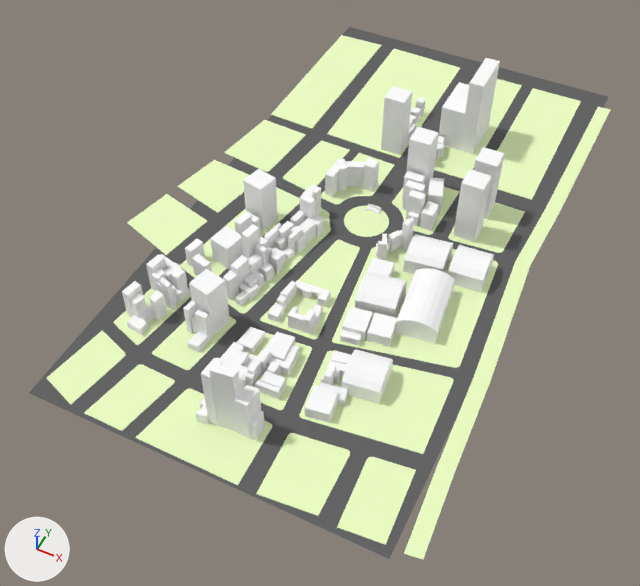
What one commit did to the Blender file assets/common/level 03.blend.
One viewpoint serves both versions: a 50 mm camera at (214.0, -517.0, 531.0) aimed at (-8.0, -75.0, -22.0). Every picture has the same lights, and +X, +Y and +Z are marked at lower left.
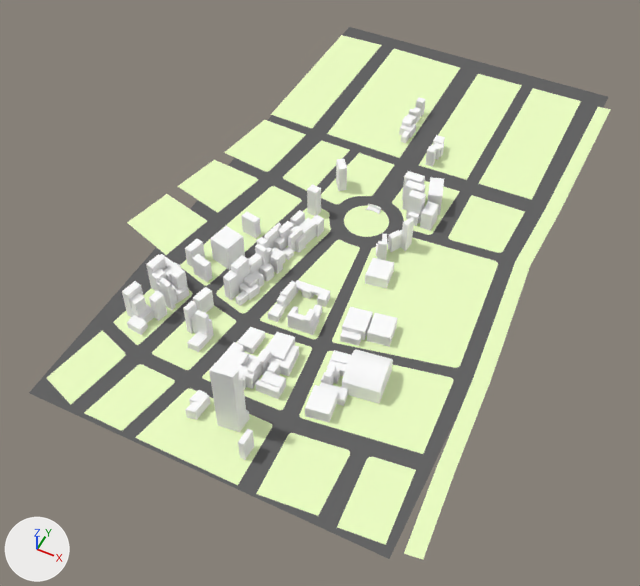
Boxes [x1, y1, x2, y2] around the edits, measured in the pictures (640 x 586 px; the box of a moved part takes in the faces that stretch with it):
'Plane', reshaped, modifiers changed (16% narrower)
    before: [122, 58, 505, 440]
    after: [122, 97, 445, 460]
part 1 of me_plane_086, shading changed
    both: [47, 35, 611, 560]
part 2 of me_plane_001, moved or reshaped
    before: [249, 410, 265, 440]
    after: [238, 429, 254, 460]
part 3 of me_plane_001, moved or reshaped
    before: [200, 398, 206, 409]
    after: [189, 390, 207, 404]
part 4 of me_plane_001, moved or reshaped
    before: [196, 406, 209, 424]
    after: [185, 395, 211, 420]
part 5 of me_plane_001, deleted
    before: [189, 58, 505, 439]
part 6 of me_plane_001, cut back
    before: [300, 161, 365, 220]
part 7 of me_plane_001, cut back
    before: [201, 358, 222, 426]
part 8 of me_plane_001, shading changed
    both: [186, 103, 445, 432]

Edits to the bpy script that builds the scene:
```text
Change me_plane_086:
    where me_plane_086.from_pydata(...)  # 526 vertices, 293 faces; spans x -184.0..161.0, y -272.0..254.0, z 0.0
    used by ob_plane_001; location = (0.0, 0.0, 0.0)
    me_plane_086 part 1: all faces are now shaded smooth (293 of 293 changed)
Change me_plane_001:
    used by ob_plane; location = (0.0, 0.0, 0.0)
    remove me_plane_001.from_pydata(...)  # 1416 vertices, 1152 faces; spans x -126.0..117.0, y -241.0..169.0, z 0.0..75.0
    add me_plane_001.from_pydata(...)  # 1146 vertices, 927 faces; spans x -126.0..88.0, y -253.0..164.0, z 0.0..65.0
    me_plane_001 part 2: the loose piece of 8 vertices spanning x 19.0..24.0, y -236.0..-224.0, z 0.0..20.0 is moved by (1.0, -17.0, 0.0)
    me_plane_001 part 3: the loose piece of 8 vertices spanning x -24.0..-15.0, y -232.0..-222.0, z 0.0..10.0 is moved by (-8.0, 0.0, 0.0)
    me_plane_001 part 4: the loose piece of 12 vertices spanning x -22.0..-13.0, y -241.0..-223.0, z 0.0..10.0 is moved by (-8.0, 0.0, 0.0)
    me_plane_001 part 5: 16 loose pieces with 216 vertices, spanning x -92.0..117.0, y -237.0..169.0, z 0.0..75.0, are deleted
    me_plane_001 part 6
    26 vertices are removed from x -48.0..-21.0, y -33.0..47.0, z 0.0..32.0
    31 faces are deleted
    6 new faces join them
    me_plane_001 part 7
    28 vertices are removed from x -14.0..-6.0, y -238.0..-221.0, z 0.0..58.0
    19 faces are deleted
    1 vertex moves within x -8.0, y -222.0, z 0.0
    3 new faces join them
    me_plane_001 part 8: 895 kept faces spanning x -126.0..88.0, y -237.0..164.0, z 0.0..65.0 are now shaded smooth
Change ob_plane_001:
    add _m = ob_plane_001.modifiers.new('EdgeSplit', 'EDGE_SPLIT')
Change ob_plane:
    add _m = ob_plane.modifiers.new('EdgeSplit', 'EDGE_SPLIT')
```
